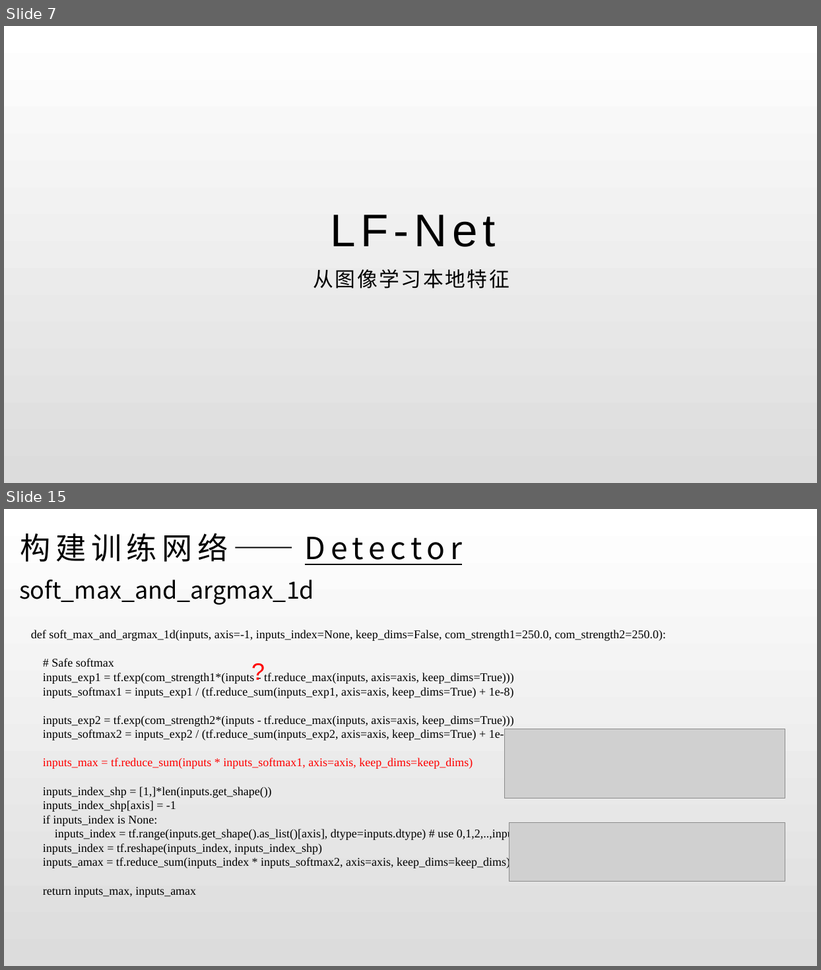
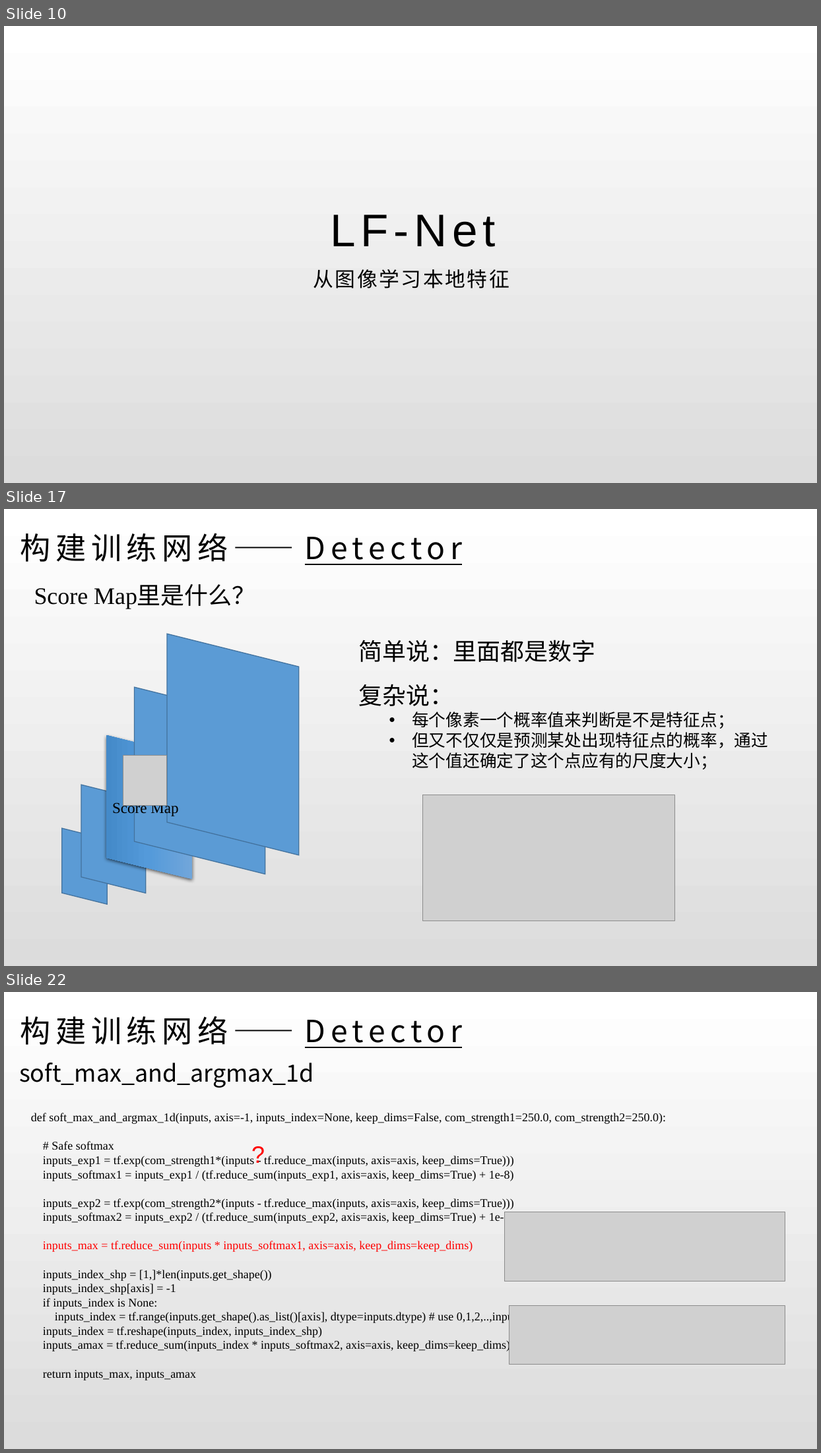
Before and after one commit to iamwangyabin/Awesome-Papers, a slide deck: paper/LF.pptx. Shown one above the other, each under a label of ours: slides 7 and 15 before the commit, slides 10, 17 and 22 after it; the slides between them are not shown. The pictures are 821x970 and 821x1453 pixels, drawn with LibreOffice and Linux fonts; fonts in the diff are those of the drawing; grey boxes stand for pictures. Boxes give left, top, right and bottom in pixels: in the first picture for what was removed or moved away, otherwise in the second. Text is boxed around its words. In the diff, an @@ line names an element or a change of style, - is before the commit and + after.

```diff
--- a/paper/LF.pptx
+++ b/paper/LF.pptx
@@ slide 17 added at [4,509,817,966], background gradient #FFFFFF to #DCDCDC @@
@@ title added at [20,533,228,562], 36 pt, text #000000 @@
+构建训练网络——Detector
@@ text added at [34,586,255,609], 28 pt, text #000000 @@
+Score Map里是什么？
@@ parallelogram added at [167,634,299,855], fill #5B9BD5, outline #43739E 1 pt @@
@@ text added at [358,640,595,662], 28 pt, text #000000 @@
+简单说：里面都是数字
@@ text added at [358,684,768,770], 20 pt, text #000000 @@
+复杂说：
+• 每个像素一个概率值来判断是不是特征点；
+• 但又不仅仅是预测某处出现特征点的概率，通过这个值还确定了这个点应有的尺度大小；
@@ parallelogram added at [135,687,265,875], fill #5B9BD5, outline #43739E 1 pt @@
@@ parallelogram added at [106,735,192,879], fill gradient #71A6DB to #559BDB to #448ACA @@
@@ picture added at [123,756,168,806] @@
@@ parallelogram added at [81,785,145,893], fill #5B9BD5, outline #43739E 1 pt @@
@@ text added at [112,801,178,817], 18 pt, text #000000 @@
+Score Map
@@ picture added at [423,795,675,921] @@
@@ parallelogram added at [62,828,108,904], fill #5B9BD5, outline #43739E 1 pt @@
@@ what was slide 7 is now slide 10 @@
@@ what was slide 15 is now slide 22 @@
```
Also in this commit, not shown: 8 slides changed, 13 other slides added.
